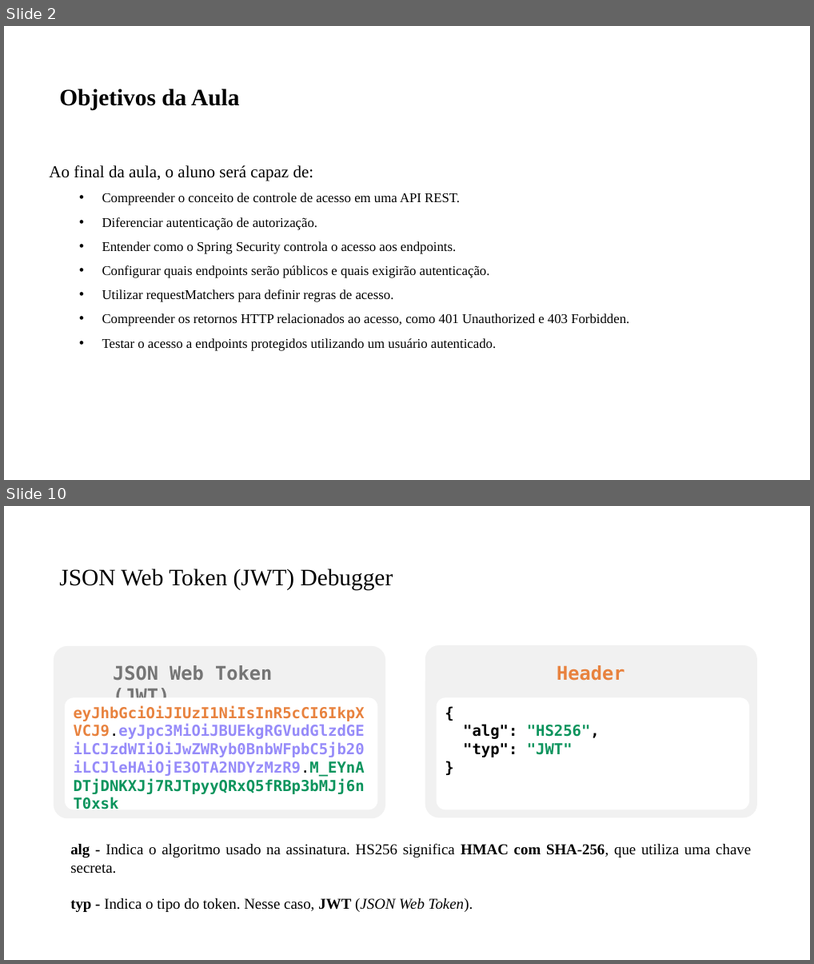
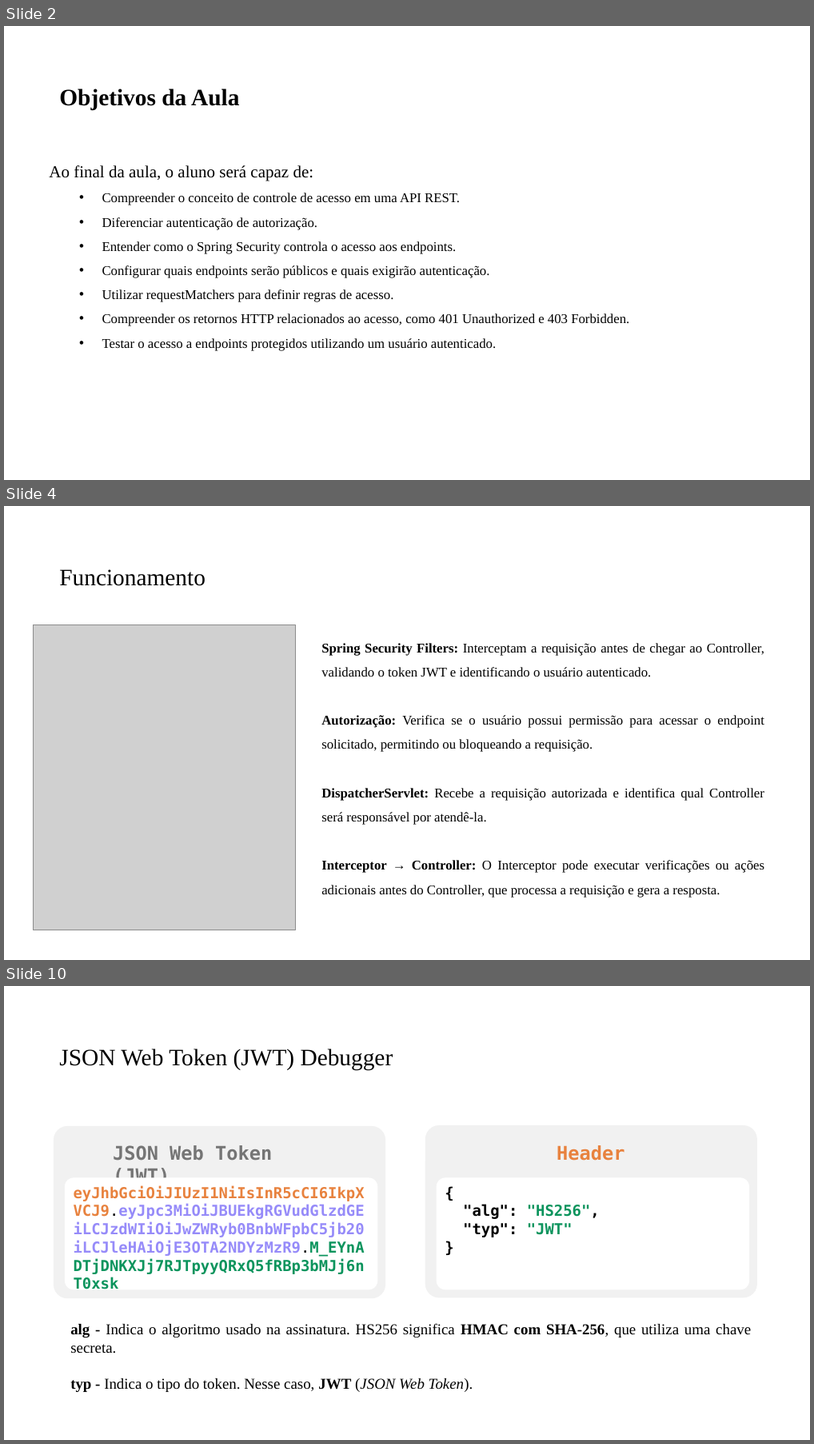
Before and after one commit to PedroMiho/UMC, a slide deck: engenharia-software/software-corporativo/boas-praticas/aula-08-controle-acesso/spring-security.pptx. Shown one above the other, each under a label of ours: slides 2 and 10 before the commit, slides 2, 4 and 10 after it; the slides between them are not shown. The pictures are 814x964 and 814x1444 pixels, drawn with LibreOffice and Linux fonts; fonts in the diff are those of the drawing; grey boxes stand for pictures; background and template pictures are left out. Boxes give left, top, right and bottom in pixels: in the first picture for what was removed or moved away, otherwise in the second. Text is boxed around its words. In the diff, an @@ line names an element or a change of style, - is before the commit and + after.

```diff
--- a/engenharia-software/software-corporativo/boas-praticas/aula-08-controle-acesso/spring-security.pptx
+++ b/engenharia-software/software-corporativo/boas-praticas/aula-08-controle-acesso/spring-security.pptx
@@ slide 4 added at [4, 506, 810, 960], background #FFFFFF @@
@@ title added at [59, 569, 206, 586], 28 pt, text #000000 @@
+Funcionamento
@@ picture added at [33, 624, 295, 929] @@
@@ text added at [322, 643, 765, 897], 16 pt, text #000000 @@
+Spring Security Filters: Interceptam a requisição antes de chegar ao Controller, validando o token JWT e identificando o usuário autenticado.
+Autorização: Verifica se o usuário possui permissão para acessar o endpoint solicitado, permitindo ou bloqueando a requisição.
+DispatcherServlet: Recebe a requisição autorizada e identifica qual Controller será responsável por atendê-la.
+Interceptor → Controller: O Interceptor pode executar verificações ou ações adicionais antes do Controller, que processa a requisição e gera a resposta.
```
Also in this commit, not shown: 1 slide changed, 5 other slides added, 22 slides removed, 24 other files.
